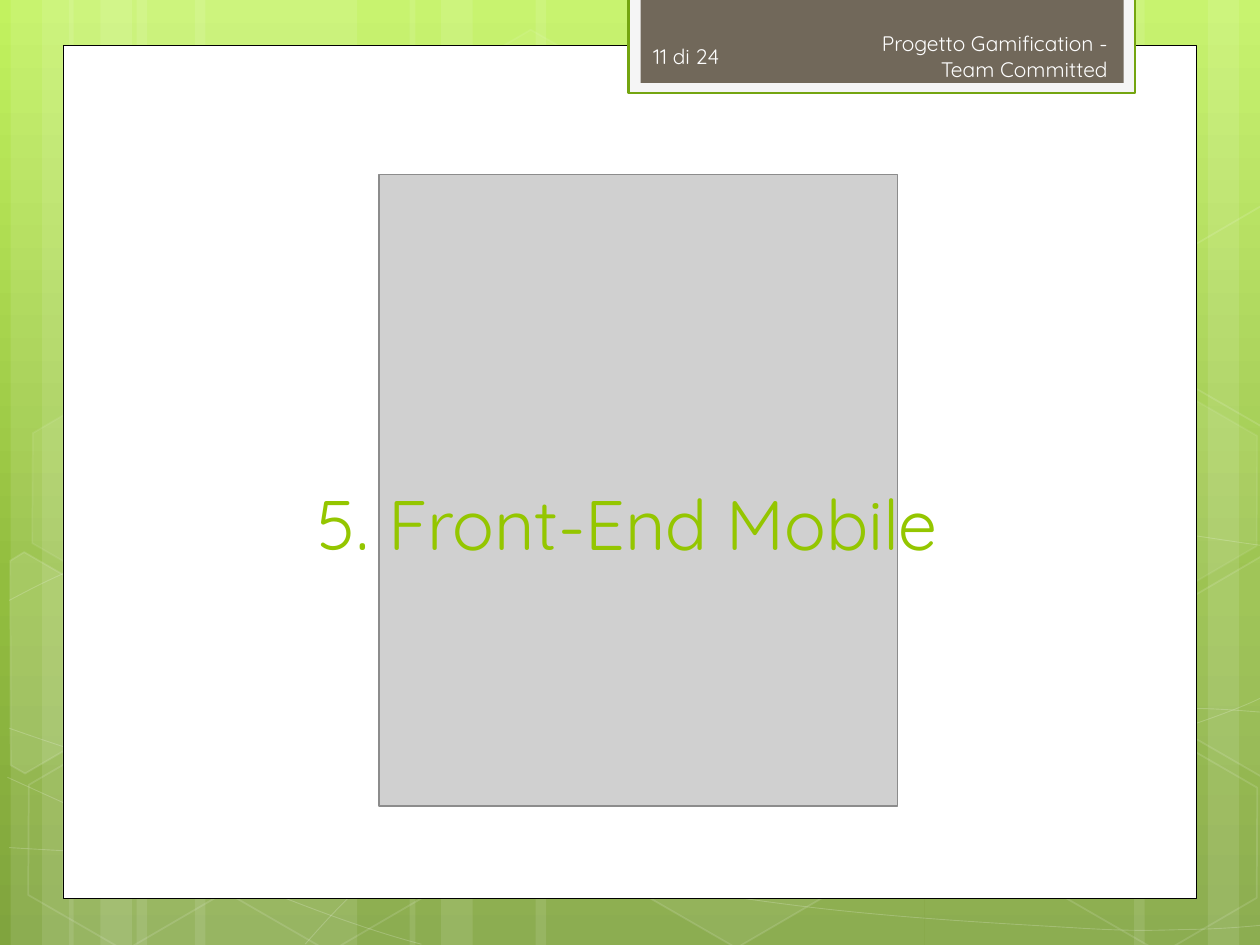
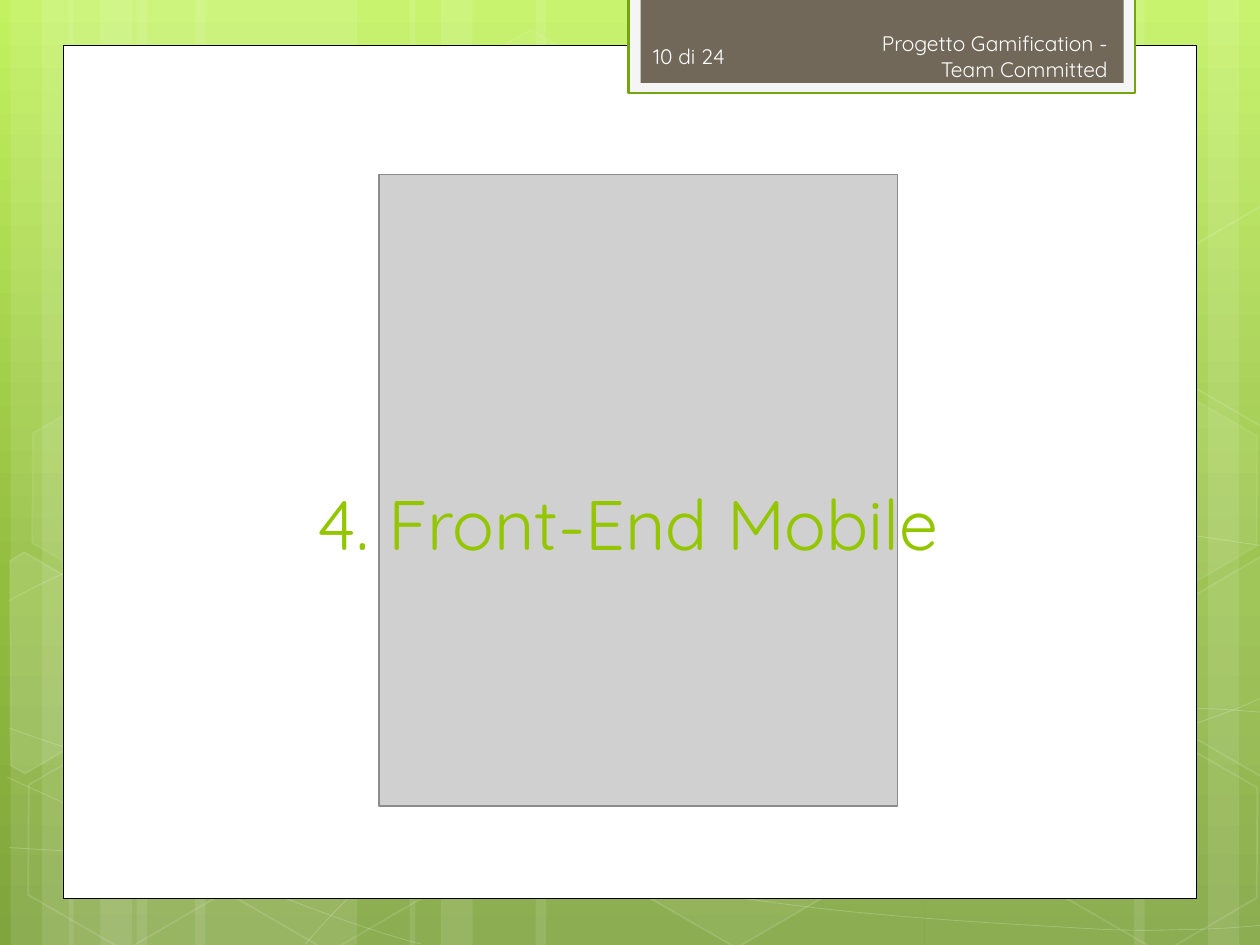
Before and after one commit to TeamCommitted/Team-Committed---Documenti, a slide deck: slide 10 of RP/Esterni/Presentazione/RP-Presentazione.pptx (slide 11 before the commit). Drawn at 1260x945 pixels with LibreOffice and Linux fonts; fonts in the diff are those of the drawing; grey boxes stand for pictures. Boxes give left, top, right and bottom in pixels: in the first picture for what was removed or moved away, otherwise in the second. Text is boxed around its words. In the diff, an @@ line names an element or a change of style, - is before the commit and + after.

```diff
--- a/RP/Esterni/Presentazione/RP-Presentazione.pptx
+++ b/RP/Esterni/Presentazione/RP-Presentazione.pptx
@@ page number at (653, 48, 725, 64): text changed @@
-11 di 24
+10 di 24
@@ title at (318, 477, 938, 568): text changed @@
-5. Front-End Mobile
+4. Front-End Mobile
```
Also in this commit, not shown: 10 other slides changed, 2 slides removed, 2 other files.
